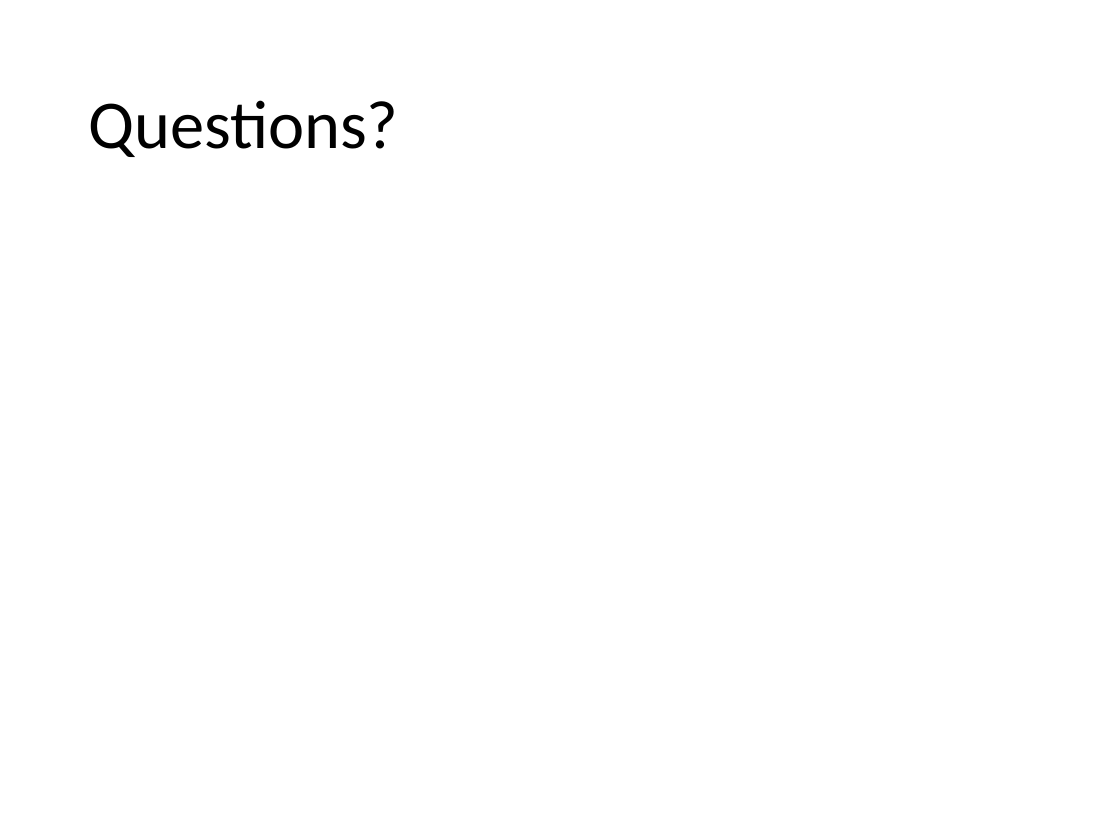
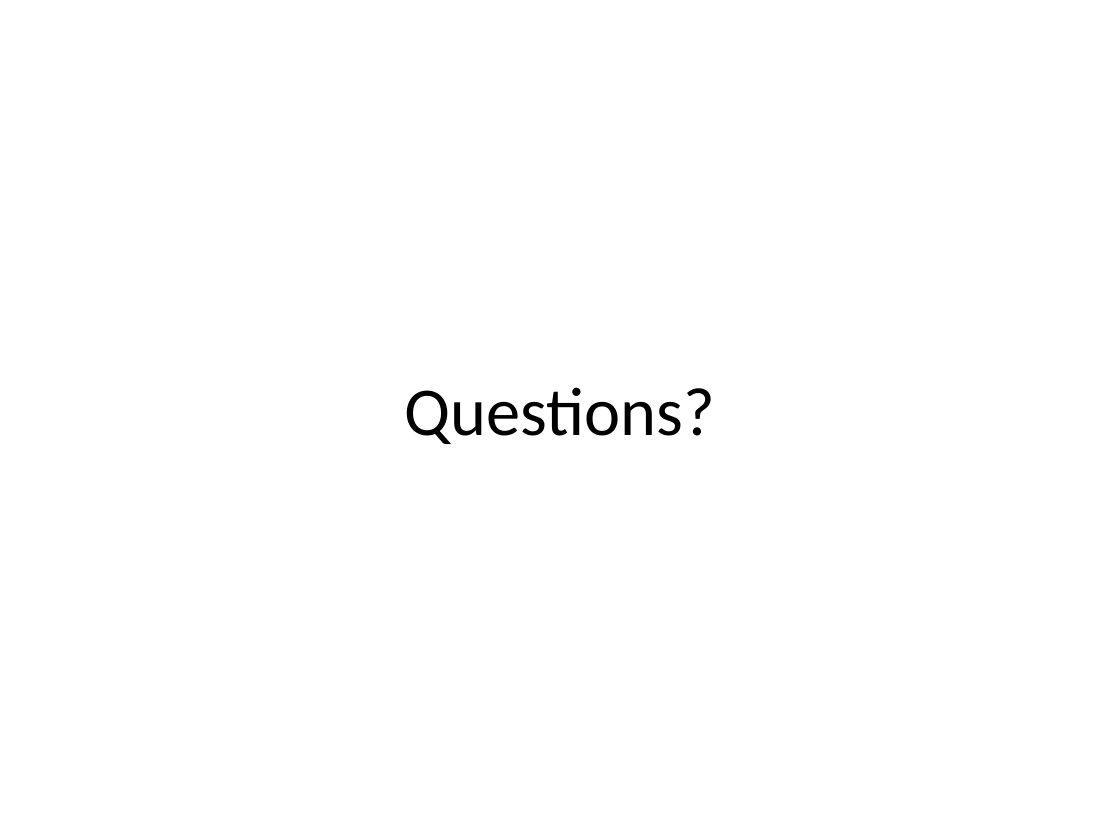
Before and after one commit to AnthonyCessna/Comp4447_Final_Project, a slide deck: slide 12 of FinalPresentation.pptx. Drawn at 1120x840 pixels with LibreOffice and Linux fonts; fonts in the diff are those of the drawing. Boxes give left, top, right and bottom in pixels: in the first picture for what was removed or moved away, otherwise in the second. Text is boxed around its words. In the diff, an @@ line names an element or a change of style, - is before the commit and + after.

```diff
--- a/FinalPresentation.pptx
+++ b/FinalPresentation.pptx
@@ title "Questions?" moved from (x1=88, y1=100, x2=398, y2=157) to (x1=404, y1=387, x2=714, y2=444) @@
@@ title "Questions?" at (x1=404, y1=387, x2=714, y2=444): alignment left to centre @@
```
Also in this commit, not shown: 9 other slides changed, 1 slide added, 1 slide removed, 1 other file.
